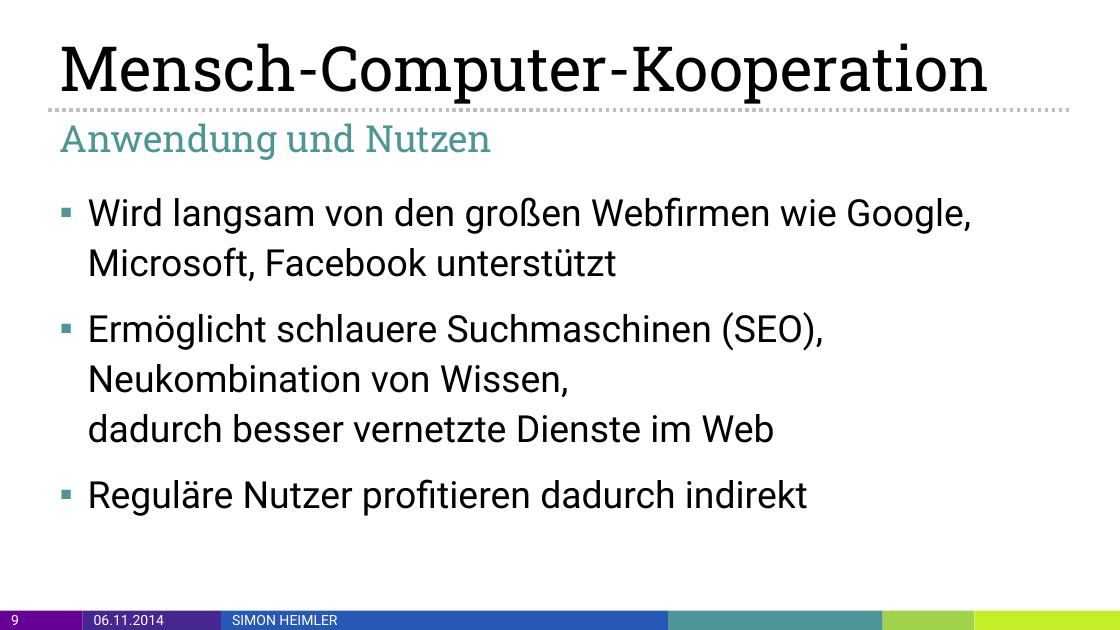
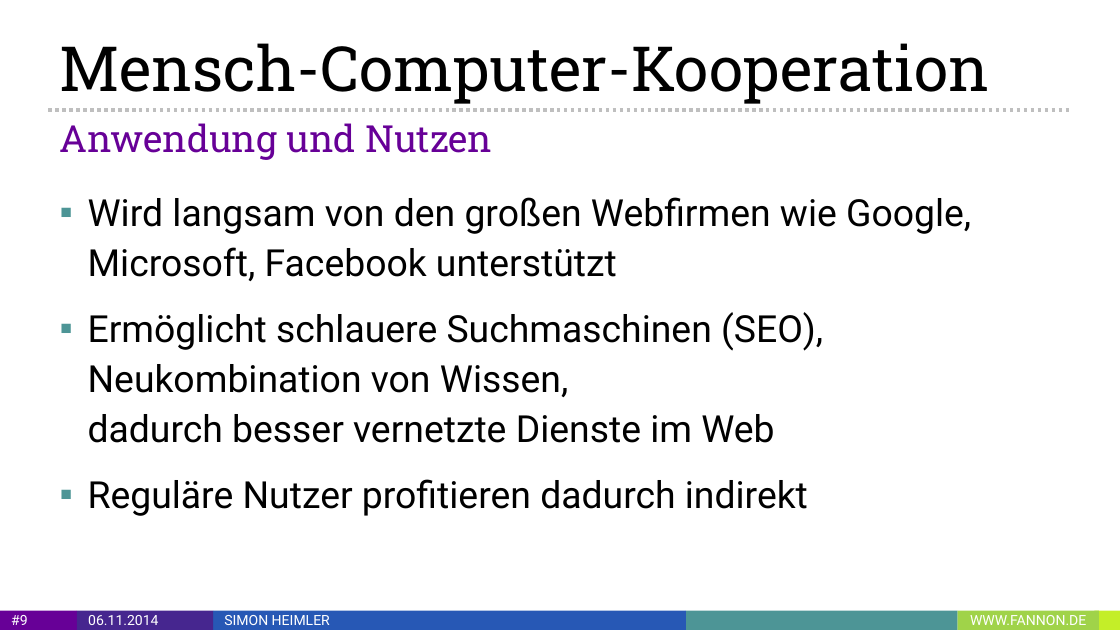
Before and after one commit to Fannon/SemanticWebParadigmen, a slide deck: slide 9 of Semantic Web Paradigmen PPT.pptx. Drawn at 1120x630 pixels with LibreOffice and Linux fonts; fonts in the diff are those of the drawing. Boxes give left, top, right and bottom in pixels: in the first picture for what was removed or moved away, otherwise in the second. Text is boxed around its words. In the diff, an @@ line names an element or a change of style, - is before the commit and + after.

```diff
--- a/Semantic Web Paradigmen PPT.pptx
+++ b/Semantic Web Paradigmen PPT.pptx
@@ text "Anwendung und Nutzen" at (60,123,492,160): text colour #4D9596 to #670097 @@
@@ page number: place and size @@
-page number at (11,615,19,625)
+page number at (0,610,77,629)
@@ page number at (0,610,77,629): fill none to #670097 @@
@@ rectangle removed at (0,610,83,629) @@
@@ page number at (11,615,27,625): text changed @@
-9
+#9
@@ rectangle "06.11.2014": place and size @@
-rectangle "06.11.2014" at (94,615,164,625)
+rectangle "06.11.2014" at (77,610,214,629)
@@ rectangle "06.11.2014" at (77,610,214,629): fill none to #46268F @@
@@ rectangle removed at (83,610,222,629) @@
@@ rectangle "SIMON HEIMLER": place and size @@
-rectangle "SIMON HEIMLER" at (232,615,337,625)
+rectangle "SIMON HEIMLER" at (213,610,685,629)
@@ rectangle "SIMON HEIMLER" at (213,610,685,629): fill none to #2758B5 @@
@@ rectangle removed at (221,610,668,629) @@
@@ rectangle: place and size @@
-rectangle at (669,610,884,629)
+rectangle at (685,610,956,629)
@@ rectangle removed at (883,610,974,629) @@
@@ rectangle added at (958,610,1099,629), fill #A0D349, 9 pt, text #FFFFFF @@
+WWW.FANNON.DE
@@ rectangle: place and size @@
-rectangle at (974,610,1120,629)
+rectangle at (1094,610,1120,629)
```
Also in this commit, not shown: 12 other slides changed, 1 other file.
